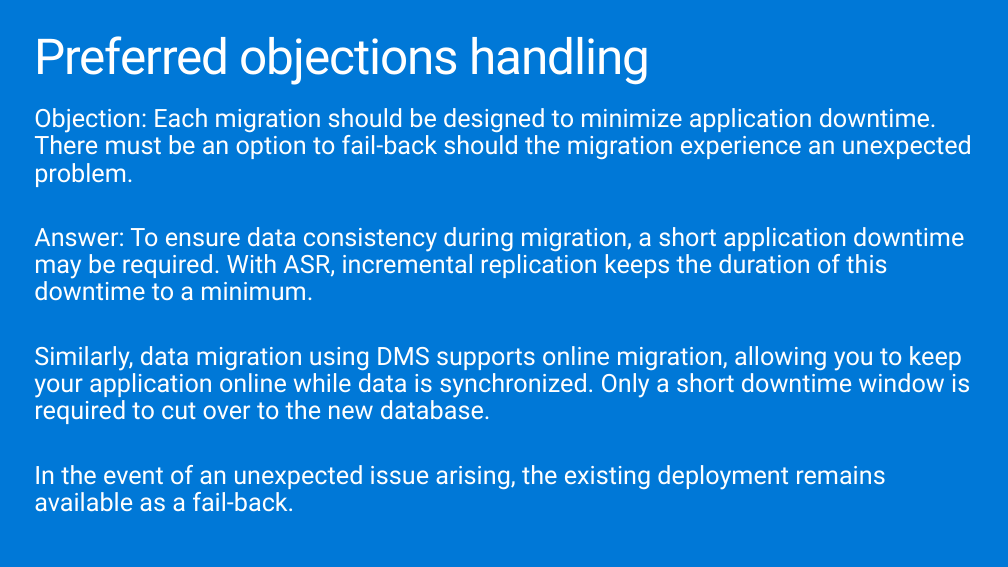
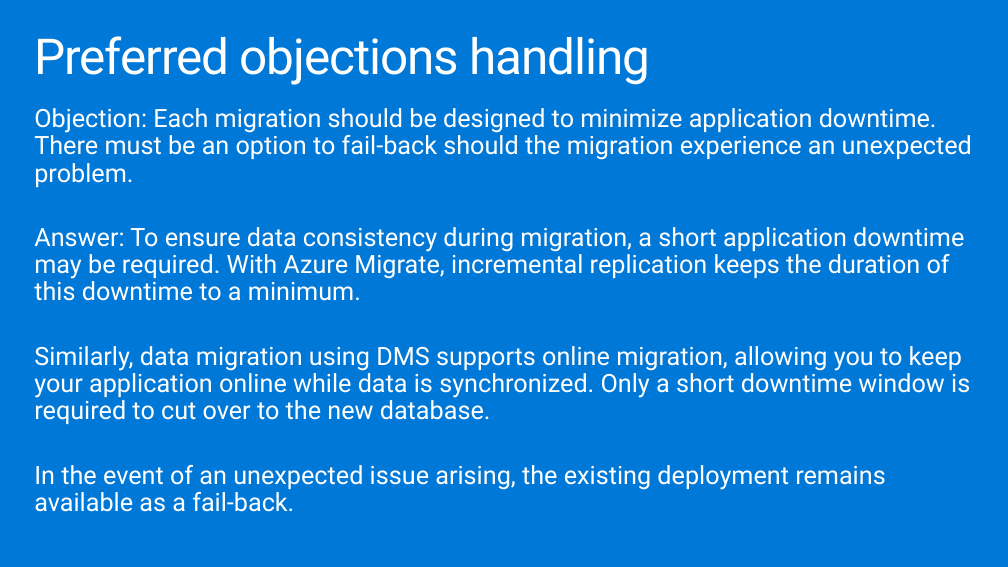
Before and after one commit to yachoukh/MCW-Line-of-business-application-migration, a slide deck: slide 31 of Whiteboard design session/WDS trainer presentation - Line-of-business application migration.pptx. Drawn at 1008x567 pixels with LibreOffice and Linux fonts; fonts in the diff are those of the drawing. Boxes give left, top, right and bottom in pixels: in the first picture for what was removed or moved away, otherwise in the second. Text is boxed around its words. In the diff, an @@ line names an element or a change of style, - is before the commit and + after.

```diff
--- a/Whiteboard design session/WDS trainer presentation - Line-of-business application migration.pptx
+++ b/Whiteboard design session/WDS trainer presentation - Line-of-business application migration.pptx
@@ text at [34,227,964,301]: text changed @@
-Answer: To ensure data consistency during migration, a short application downtime may be required. With ASR, incremental replication keeps the duration of this downtime to a minimum.
+Answer: To ensure data consistency during migration, a short application downtime may be required. With Azure Migrate, incremental replication keeps the duration of this downtime to a minimum.
```
Also in this commit, not shown: 15 other slides changed, 5 other files.
